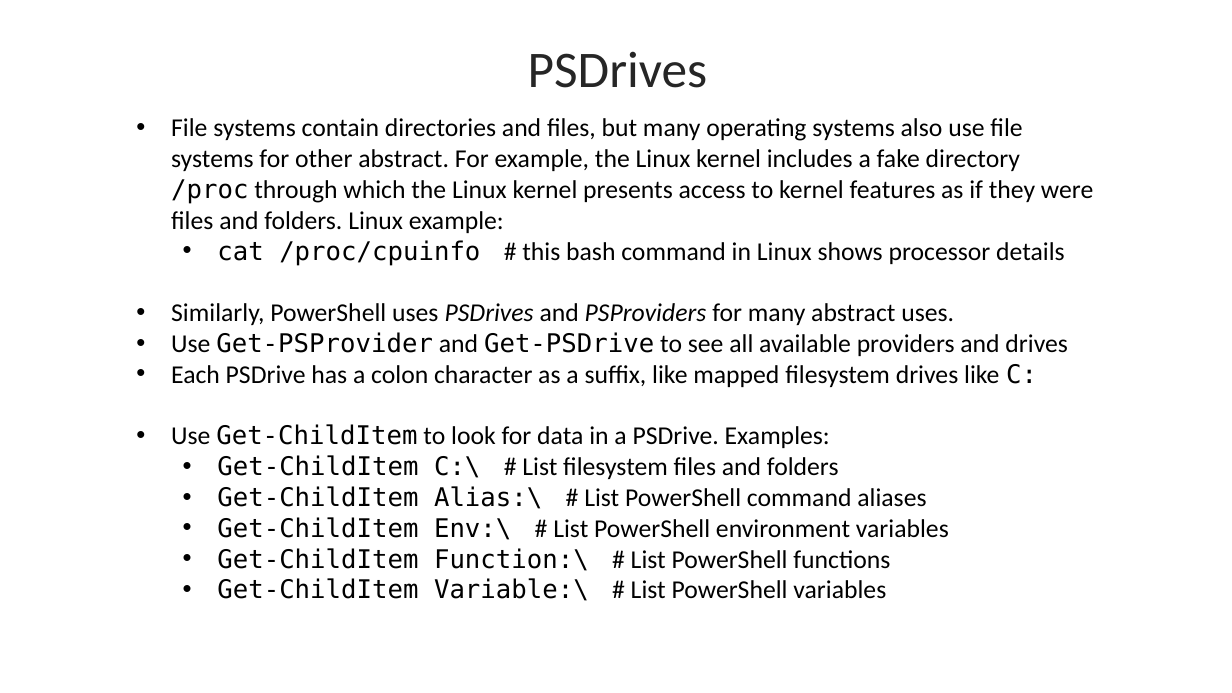
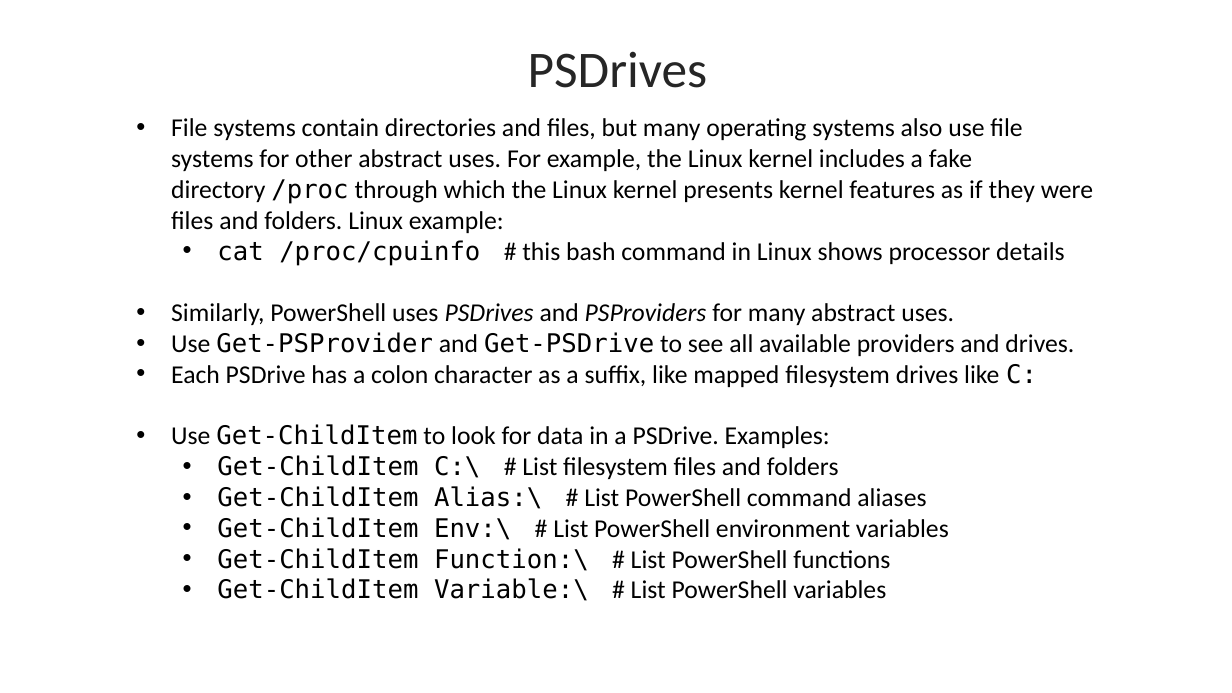
Before and after one commit to byui-cyber360/content, a slide deck: slide 3 of CYBER360-2.5-Profiles-Functions.pptx. Drawn at 1232x693 pixels with LibreOffice and Linux fonts; fonts in the diff are those of the drawing. Boxes give left, top, right and bottom in pixels: in the first picture for what was removed or moved away, otherwise in the second. Text is boxed around its words. In the diff, an @@ line names an element or a change of style, - is before the commit and + after.

```diff
--- a/CYBER360-2.5-Profiles-Functions.pptx
+++ b/CYBER360-2.5-Profiles-Functions.pptx
@@ text at [171, 118, 1093, 233]: text changed @@
-• File systems contain directories and files, but many operating systems also use file systems for other abstract. For example, the Linux kernel includes a fake directory /proc through which the Linux kernel presents access to kernel features as if they were files and folders. Linux example:
+• File systems contain directories and files, but many operating systems also use file systems for other abstract uses. For example, the Linux kernel includes a fake directory /proc through which the Linux kernel presents kernel features as if they were files and folders. Linux example:
@@ text at [171, 332, 1074, 356]: text changed @@
-• Use Get-PSProvider and Get-PSDrive to see all available providers and drives
+• Use Get-PSProvider and Get-PSDrive to see all available providers and drives.
```
Also in this commit, not shown: 4 other slides changed, 22 other files.
